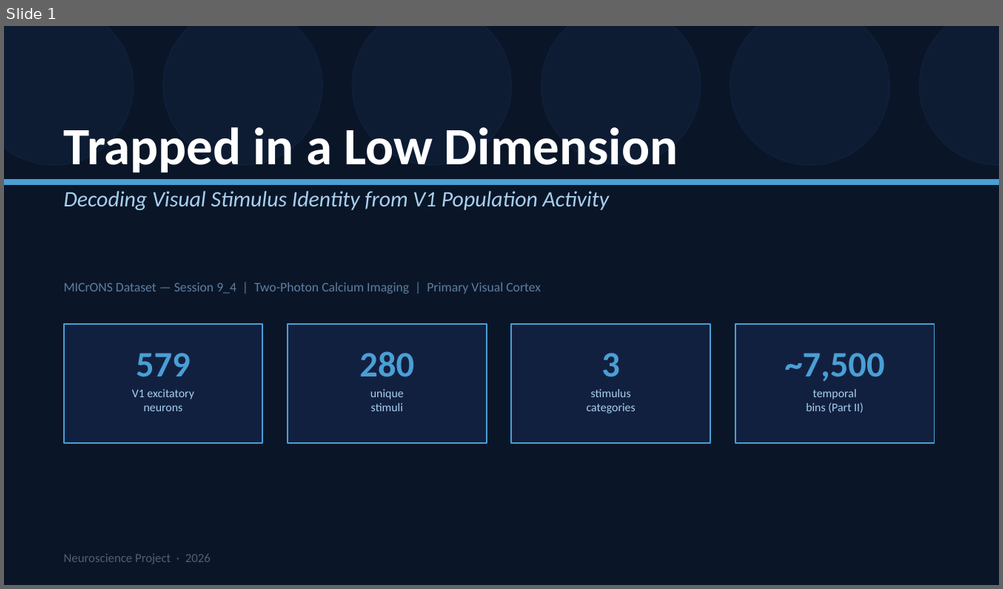
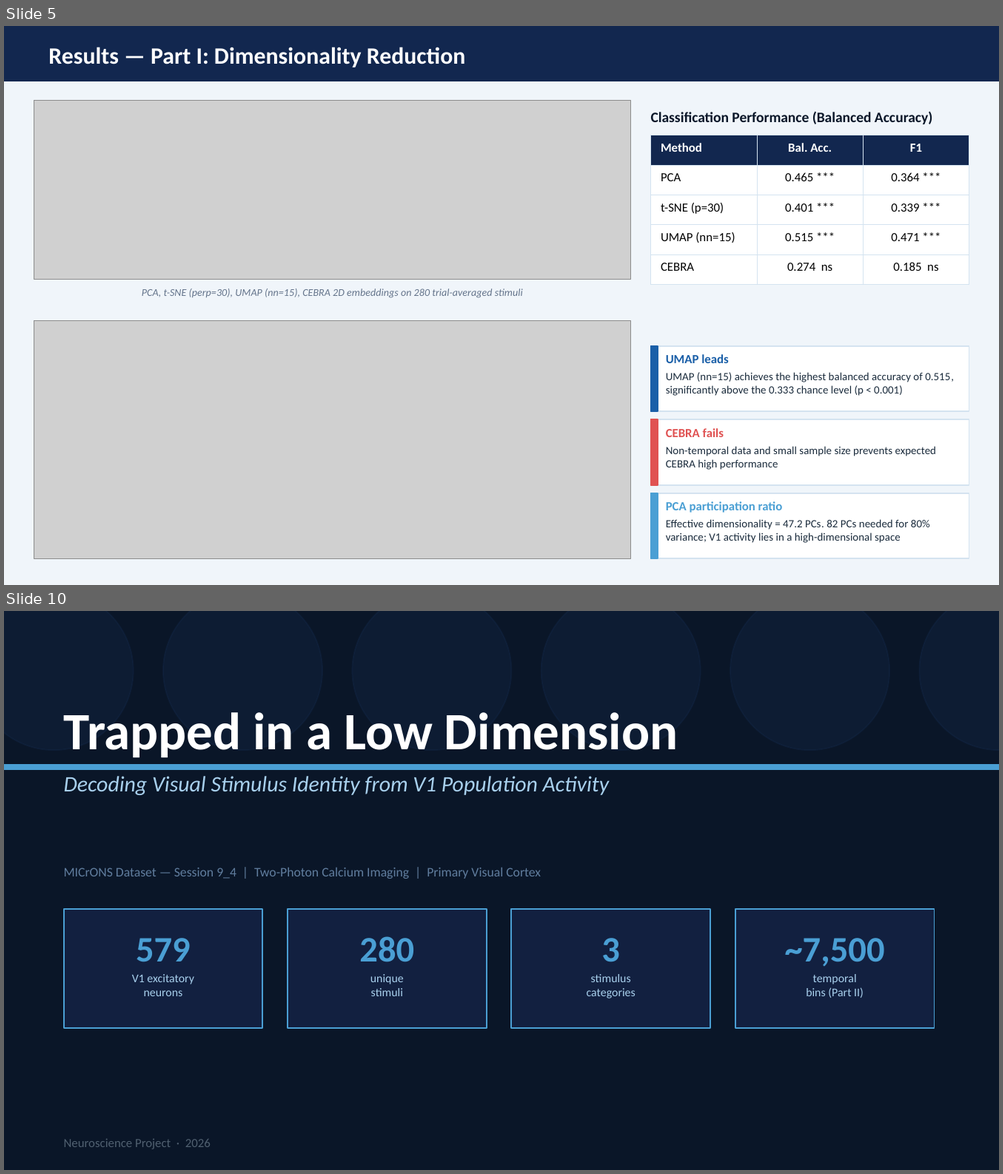
Before and after one commit to Khatibi16/neuroscience, a slide deck: V1_Decoding_Presentation.pptx. Shown one above the other, each under a label of ours: slide 1 before the commit, slides 5 and 10 after it; the slides between them are not shown. The pictures are 1003x589 and 1003x1174 pixels, drawn with LibreOffice and Linux fonts; fonts in the diff are those of the drawing; grey boxes stand for pictures. Boxes give left, top, right and bottom in pixels: in the first picture for what was removed or moved away, otherwise in the second. Text is boxed around its words. In the diff, an @@ line names an element or a change of style, - is before the commit and + after.

```diff
--- a/V1_Decoding_Presentation.pptx
+++ b/V1_Decoding_Presentation.pptx
@@ slide 5 added at box(4, 26, 999, 585), background #F0F5FA @@
@@ rectangle added at box(4, 26, 999, 81), fill #12274F, outline #12274F 1 pt @@
@@ text added at box(48, 47, 466, 67), 17 pt, text #FFFFFF, bold @@
+Results — Part I: Dimensionality Reduction
@@ picture added at box(34, 101, 631, 280) @@
@@ text added at box(651, 111, 933, 124), 10.5 pt, text #0A1628, bold @@
+Classification Performance (Balanced Accuracy)
@@ table added at box(651, 136, 970, 284), 5 rows, 3 columns @@
+Method | Bal. Acc. | F1
+PCA | 0.465 *** | 0.364 ***
+t-SNE (p=30) | 0.401 *** | 0.339 ***
+UMAP (nn=15) | 0.515 *** | 0.471 ***
+CEBRA | 0.274 ns | 0.185 ns
@@ text added at box(142, 289, 523, 298), 7.5 pt, text #64748B, italic @@
+PCA, t-SNE (perp=30), UMAP (nn=15), CEBRA 2D embeddings on 280 trial-averaged stimuli
@@ picture added at box(34, 321, 631, 559) @@
@@ rectangle added at box(651, 346, 969, 412), fill #FFFFFF, outline #D4E3F0 1 pt @@
@@ rectangle added at box(651, 346, 657, 412), fill #1A5FA8, outline #1A5FA8 1 pt @@
@@ text added at box(666, 355, 728, 363), 9 pt, text #1A5FA8, bold @@
+UMAP leads
@@ text added at box(666, 372, 953, 396), 8 pt, text #1A2B3C @@
+UMAP (nn=15) achieves the highest balanced accuracy of 0.515, significantly above the 0.333 chance level (p < 0.001)
@@ rectangle added at box(651, 420, 969, 486), fill #FFFFFF, outline #D4E3F0 1 pt @@
@@ rectangle added at box(651, 420, 657, 486), fill #E05252, outline #E05252 1 pt @@
@@ text added at box(666, 429, 723, 437), 9 pt, text #E05252, bold @@
+CEBRA fails
@@ text added at box(666, 446, 936, 470), 8 pt, text #1A2B3C @@
+Non-temporal data and small sample size prevents expected CEBRA high performance
@@ rectangle added at box(651, 494, 969, 559), fill #FFFFFF, outline #D4E3F0 1 pt @@
@@ rectangle added at box(651, 494, 657, 559), fill #4A9FD4, outline #4A9FD4 1 pt @@
@@ text added at box(666, 502, 782, 513), 9 pt, text #4A9FD4, bold @@
+PCA participation ratio
@@ text added at box(666, 520, 930, 543), 8 pt, text #1A2B3C @@
+Effective dimensionality = 47.2 PCs. 82 PCs needed for 80% variance; V1 activity lies in a high-dimensional space
@@ what was slide 1 is now slide 10 @@
```
Also in this commit, not shown: 5 slides changed, 8 other slides added.
